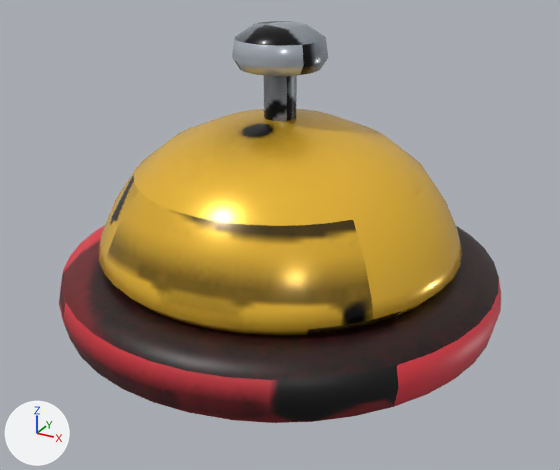
Two versions of the glTF model client/public/models/service_bell.glb, one commit apart.
Rendered twice from a 50 mm lens placed at (0.0934, -0.1699, 0.1056), pointed at (0.0031, -0.0058, 0.0235). The axes (+X, +Y, +Z) are drawn at lower left. The lights are the same throughout. The older version comes first. Vertices at exactly the same position are counted once.

In view in the first picture: 'service_bell'.
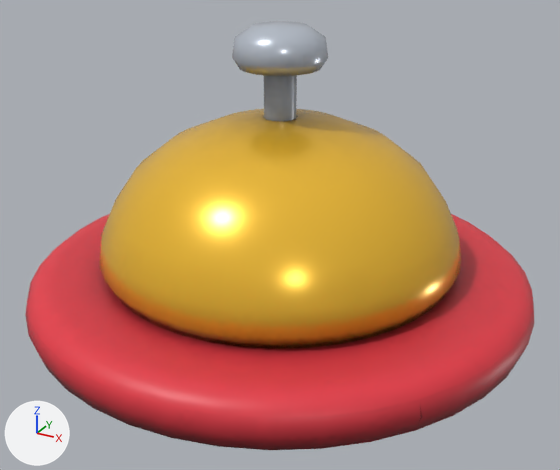
Location of each change, [x1, y1, x2, y2] in pixels of the pictures (560 x 470 px; the box of a moved part takes in the faces that stretch with it):
'service_bell', reshaped, surface changed (lighter, 15% wider, 7% taller): before [59, 21, 501, 423]; after [25, 21, 535, 450]
part 1 of me_service_bell, moved or reshaped: before [59, 225, 501, 423]; after [25, 214, 535, 450]
part 2 of me_service_bell, surface changed (lighter): before [59, 21, 501, 423]; after [25, 21, 535, 450]

The edits, one by one:
me_service_bell is used by ob_service_bell; location (0.0, 0.0, 0.0).
me_service_bell had 750 vertices, 1484 faces and spanned x -0.0597..0.0597, y -0.0597..0.0597, z 0.0..0.077.
me_service_bell now has 750 vertices, 1484 faces and spans x -0.0682..0.0682, y -0.0682..0.0682, z 0.0..0.077.
me_service_bell part 1: 322 of 750 vertices moved; they spanned x -0.0597..0.0597, y -0.0597..0.0597, z 0.0..0.0195 and now span x -0.0682..0.0682, y -0.0682..0.0682, z 0.0..0.0175; mean shift (0.0, 0.0, -0.0022); largest move (0.0339, 0.0339, 0.0168) -> (0.0424, 0.0424, 0.0136).
me_service_bell part 2: texture (UV) coordinates of 1484 of 1484 faces, centred in x -0.0591..0.0591, y -0.0591..0.0591, z 0.0..0.0766, changed; they spanned u 0.0..1.0, v 0.0..1.0 and now span u 0.0..1.0, v 0.0..1.0.
